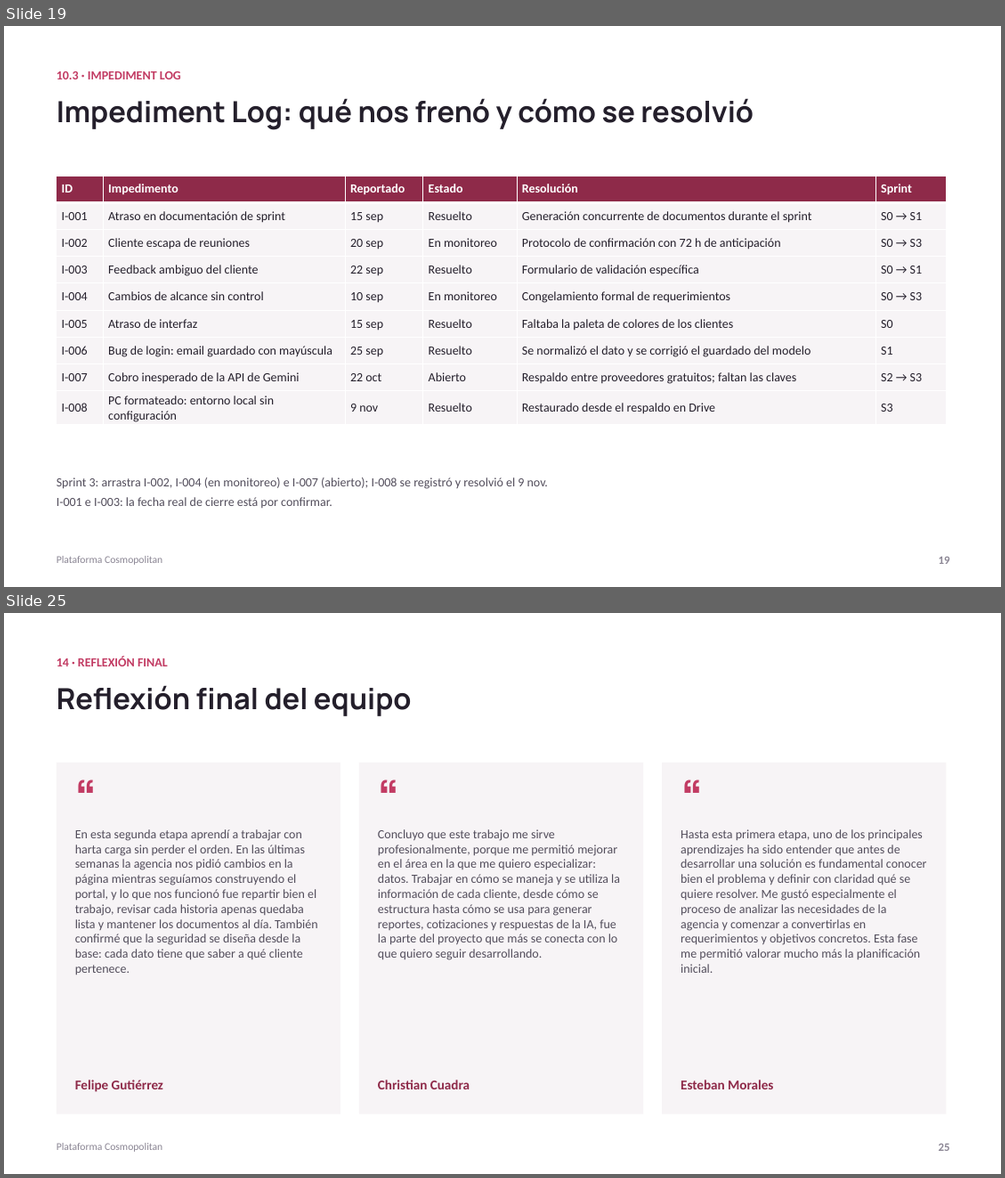
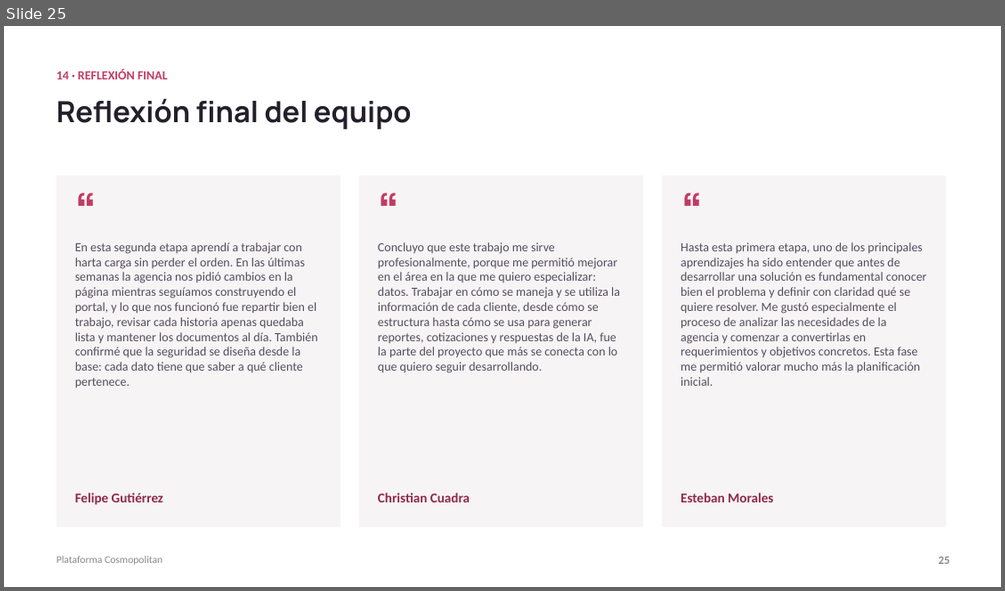
Before and after one commit to ChristianCuadra/capstone, a slide deck: Fase 2/Evidencias Proyecto/Presentación Proyecto.pptx. Shown one above the other, each under a label of ours: slides 19 and 25 before the commit, slide 25 after it; the slides between them are not shown. The pictures are 1005x1178 and 1005x591 pixels, drawn with LibreOffice and Linux fonts; fonts in the diff are those of the drawing. Boxes give left, top, right and bottom in pixels: in the first picture for what was removed or moved away, otherwise in the second. Text is boxed around its words. In the diff, an @@ line names an element or a change of style, - is before the commit and + after.

Commit message:
Corrección del profesor: Carta Gantt S0-S4 en 15 semanas y presentación (contexto, modelo de datos por módulos, evidencias por sprint, cronograma y demo pauteada)

```diff
--- a/Fase 2/Evidencias Proyecto/Presentación Proyecto.pptx
+++ b/Fase 2/Evidencias Proyecto/Presentación Proyecto.pptx
@@ slide 19 removed at (4, 26, 1001, 587), background #FFFFFF @@
@@ text removed at (57, 71, 181, 79) @@
-10.3 · IMPEDIMENT LOG
@@ text removed at (57, 98, 753, 130) @@
-Impediment Log: qué nos frenó y cómo se resolvió
@@ table removed at (57, 176, 947, 426), 9 rows, 6 columns @@
-ID | Impedimento | Reportado | Estado | Resolución | Sprint
-I-001 | Atraso en documentación de sprint | 15 sep | Resuelto | Generación concurrente de documentos durante el sprint | S0 → S1
-I-002 | Cliente escapa de reuniones | 20 sep | En monitoreo | Protocolo de confirmación con 72 h de anticipación | S0 → S3
-I-003 | Feedback ambiguo del cliente | 22 sep | Resuelto | Formulario de validación específica | S0 → S1
-I-004 | Cambios de alcance sin control | 10 sep | En monitoreo | Congelamiento formal de requerimientos | S0 → S3
-I-005 | Atraso de interfaz | 15 sep | Resuelto | Faltaba la paleta de colores de los clientes | S0
-I-006 | Bug de login: email guardado con mayúscula | 25 sep | Resuelto | Se normalizó el dato y se corrigió el guardado del modelo | S1
-I-007 | Cobro inesperado de la API de Gemini | 22 oct | Abierto | Respaldo entre proveedores gratuitos; faltan las claves | S2 → S3
-I-008 | PC formateado: entorno local sin configuración | 9 nov | Resuelto | Restaurado desde el respaldo en Drive | S3
@@ text removed at (57, 477, 548, 507) @@
-Sprint 3: arrastra I-002, I-004 (en monitoreo) e I-007 (abierto); I-008 se registró y resolvió el 9 nov.
-I-001 e I-003: la fecha real de cierre está por confirmar.
@@ text removed at (57, 556, 162, 564) @@
-Plataforma Cosmopolitan
@@ text removed at (938, 556, 950, 564) @@
-19
```
Also in this commit, not shown: 10 slides changed, 6 slides added, 5 other slides removed, 1 other file.
